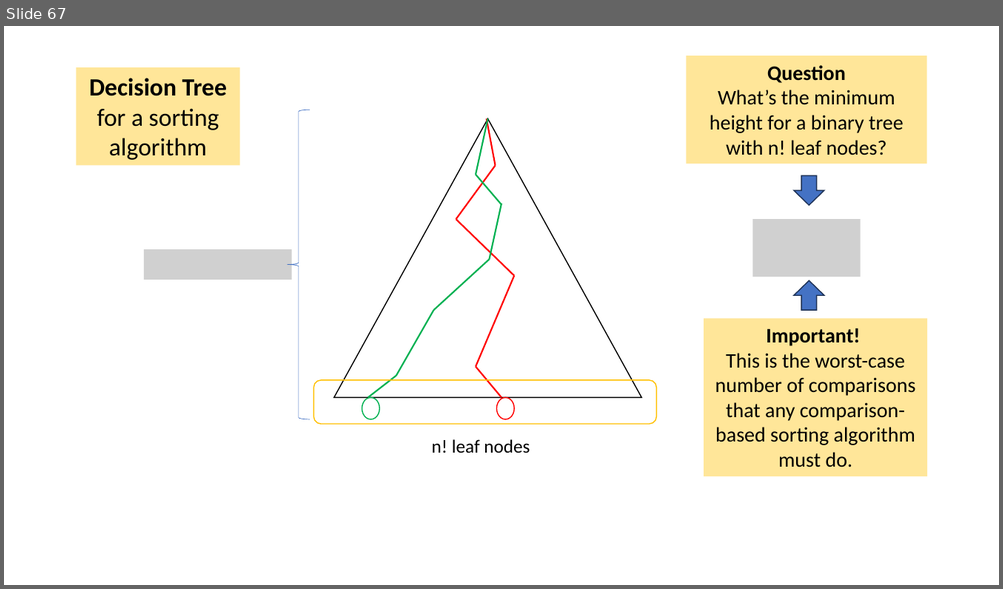
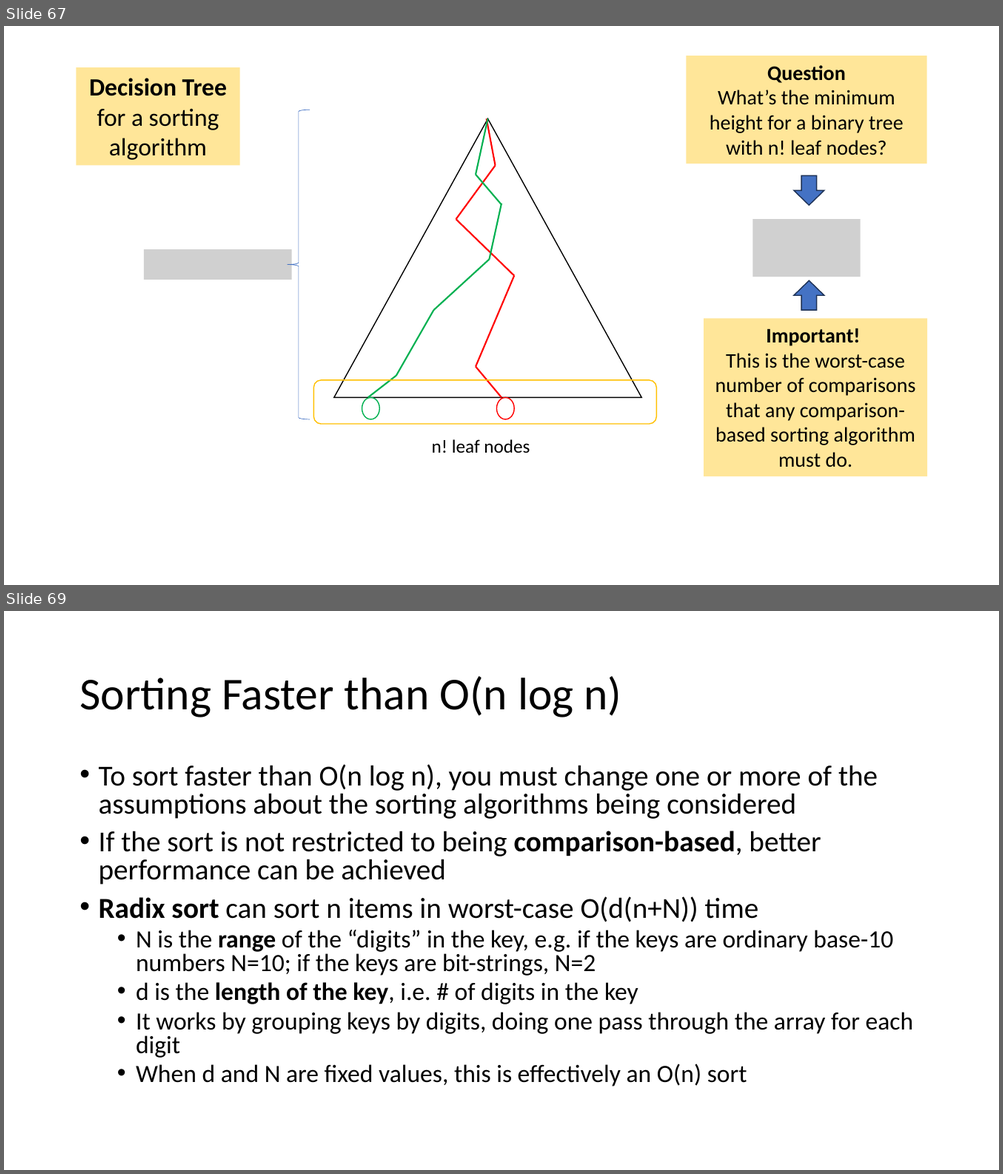
Before and after one commit to tjd1234/cmpt225summer2023, a slide deck: lecture_notes/week9/week9_sorting.pptx. Shown one above the other, each under a label of ours: slide 67 before the commit, slides 67 and 69 after it; the slides between them are not shown. The pictures are 1003x589 and 1003x1174 pixels, drawn with LibreOffice and Linux fonts; fonts in the diff are those of the drawing; grey boxes stand for pictures. Boxes give left, top, right and bottom in pixels: in the first picture for what was removed or moved away, otherwise in the second. Text is boxed around its words. In the diff, an @@ line names an element or a change of style, - is before the commit and + after.

```diff
--- a/lecture_notes/week9/week9_sorting.pptx
+++ b/lecture_notes/week9/week9_sorting.pptx
@@ slide 69 added at (4,611,999,1170), background #FFFFFF @@
@@ title added at (79,676,622,718), 44 pt, text #000000 @@
+Sorting Faster than O(n log n)
@@ text added at (99,764,913,1087), 24 pt, text #000000 @@
+• To sort faster than O(n log n), you must change one or more of the assumptions about the sorting algorithms being considered
+• If the sort is not restricted to being comparison-based, better performance can be achieved
+• Radix sort can sort n items in worst-case O(d(n+N)) time
+  • N is the range of the “digits” in the key, e.g. if the keys are ordinary base-10 numbers N=10; if the keys are bit-strings, N=2
+  • d is the length of the key, i.e. # of digits in the key
+  • It works by grouping keys by digits, doing one pass through the array for each digit
+  • When d and N are fixed values, this is effectively an O(n) sort
```
Also in this commit, not shown: 12 slides changed, 3 other slides added.
